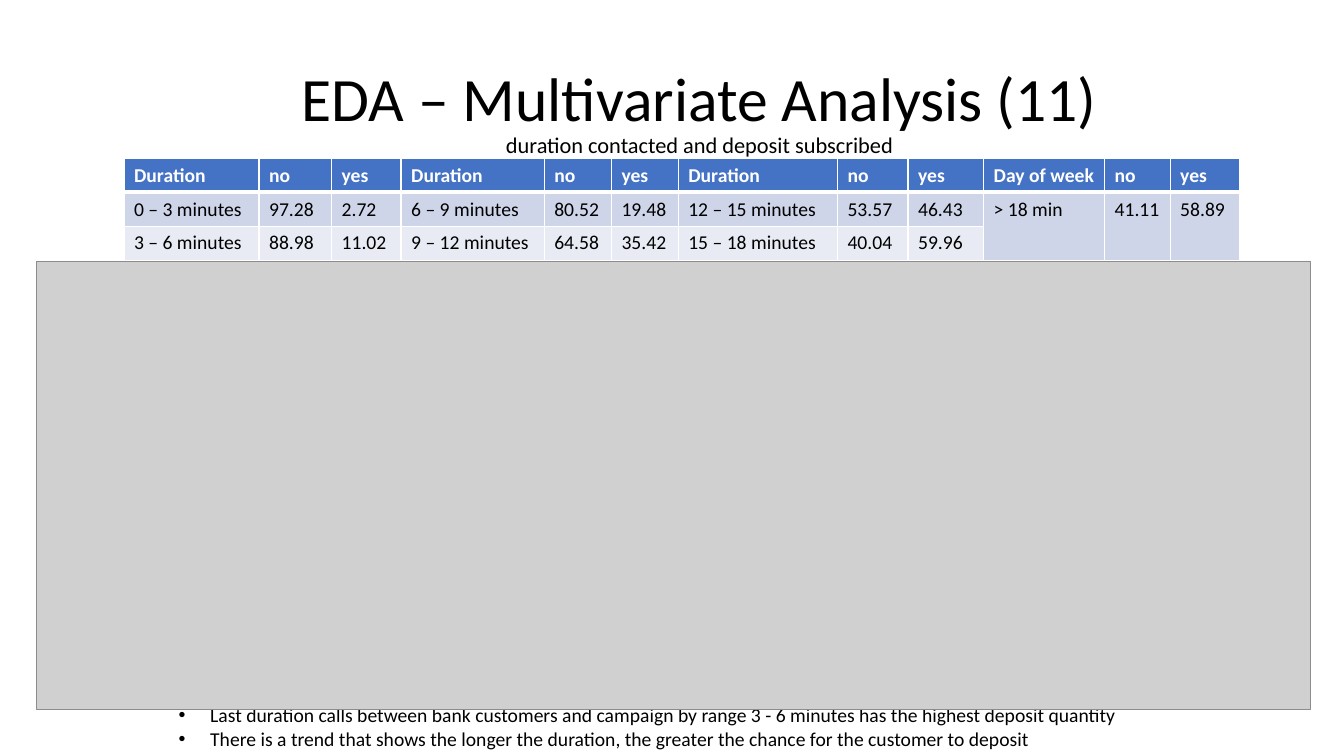
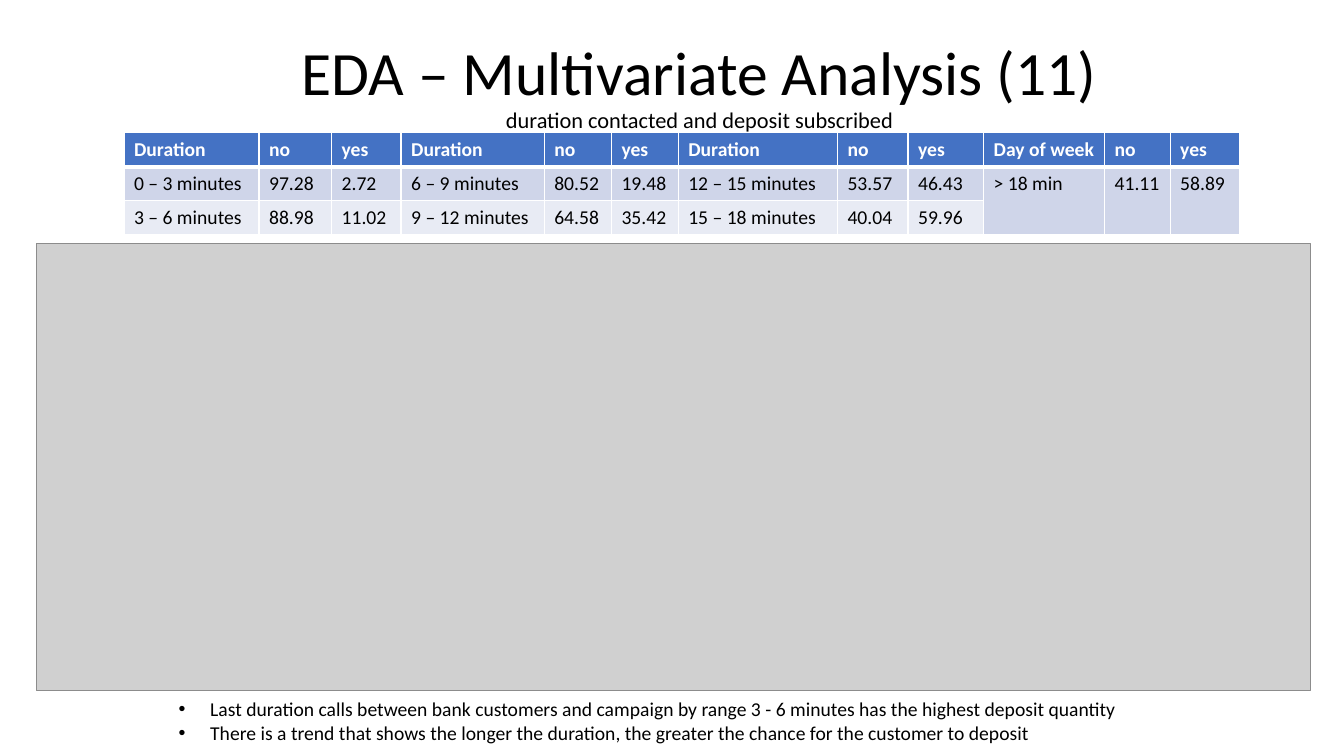
Before and after one commit to abdullahayas123/Tes-Model-Marketing-Scipy, a slide deck: slide 34 of Presentation-1.pptx (slide 33 before the commit). Drawn at 1344x756 pixels with LibreOffice and Linux fonts; fonts in the diff are those of the drawing; grey boxes stand for pictures. Boxes give left, top, right and bottom in pixels: in the first picture for what was removed or moved away, otherwise in the second. Text is boxed around its words. In the diff, an @@ line names an element or a change of style, - is before the commit and + after.

```diff
--- a/Presentation-1.pptx
+++ b/Presentation-1.pptx
@@ title "EDA – Multivariate Analysis (11) ...": place and size @@
-title "EDA – Multivariate Analysis (11) ..." at (302,76,1097,157)
+title "EDA – Multivariate Analysis (11) ..." at (302,50,1097,134)
@@ table: place and size @@
-table at (124,158,1240,259)
+table at (124,133,1240,234)
@@ picture: place and size @@
-picture at (36,262,1311,710)
+picture at (36,243,1311,691)
@@ text "Last duration calls between bank ...": place and size @@
-text "Last duration calls between bank ..." at (210,706,1115,750)
+text "Last duration calls between bank ..." at (210,702,1115,744)
```
Also in this commit, not shown: 6 other slides changed, 2 slides added.
